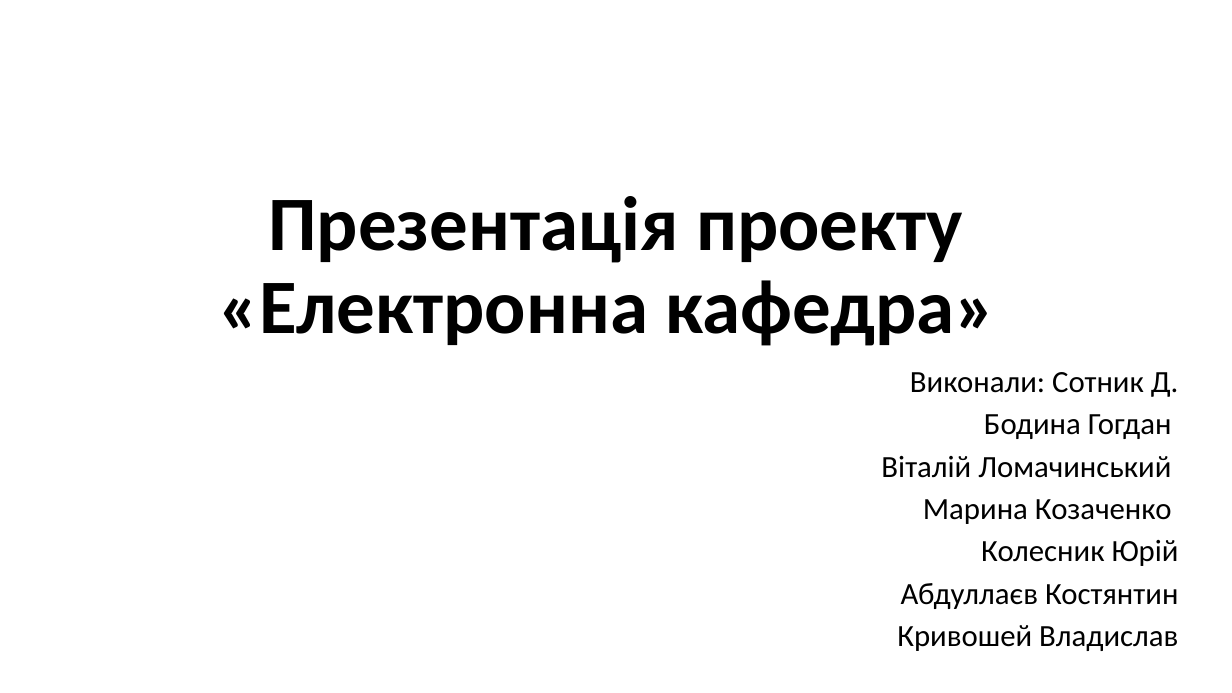
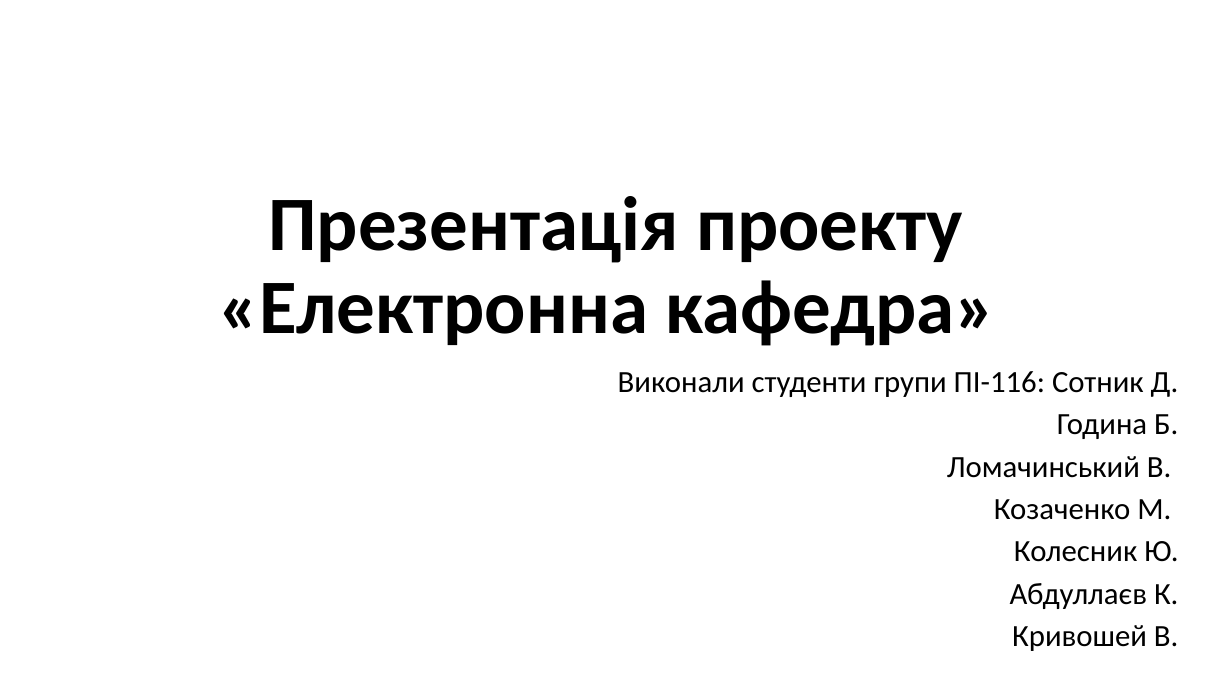
Before and after one commit to d3mage/elektronna_kafedra, a slide deck: slide 1 of elektronna_kafedra.pptx. Drawn at 1232x693 pixels with LibreOffice and Linux fonts; fonts in the diff are those of the drawing. Boxes give left, top, right and bottom in pixels: in the first picture for what was removed or moved away, otherwise in the second. Text is boxed around its words. In the diff, an @@ line names an element or a change of style, - is before the commit and + after.

```diff
--- a/elektronna_kafedra.pptx
+++ b/elektronna_kafedra.pptx
@@ subtitle at (618,371,1179,651): text changed @@
-Виконали: Сотник Д.
-Бодина Гогдан
-Віталій Ломачинський
-Марина Козаченко
-Колесник Юрій
-Абдуллаєв Костянтин
-Кривошей Владислав
+Виконали студенти групи ПІ-116: Сотник Д.
+Година Б.
+Ломачинський В.
+Козаченко М.
+Колесник Ю.
+Абдуллаєв К.
+Кривошей В.
```
Also in this commit, not shown: 1 other slide changed, 1 slide added, 1 other file.
